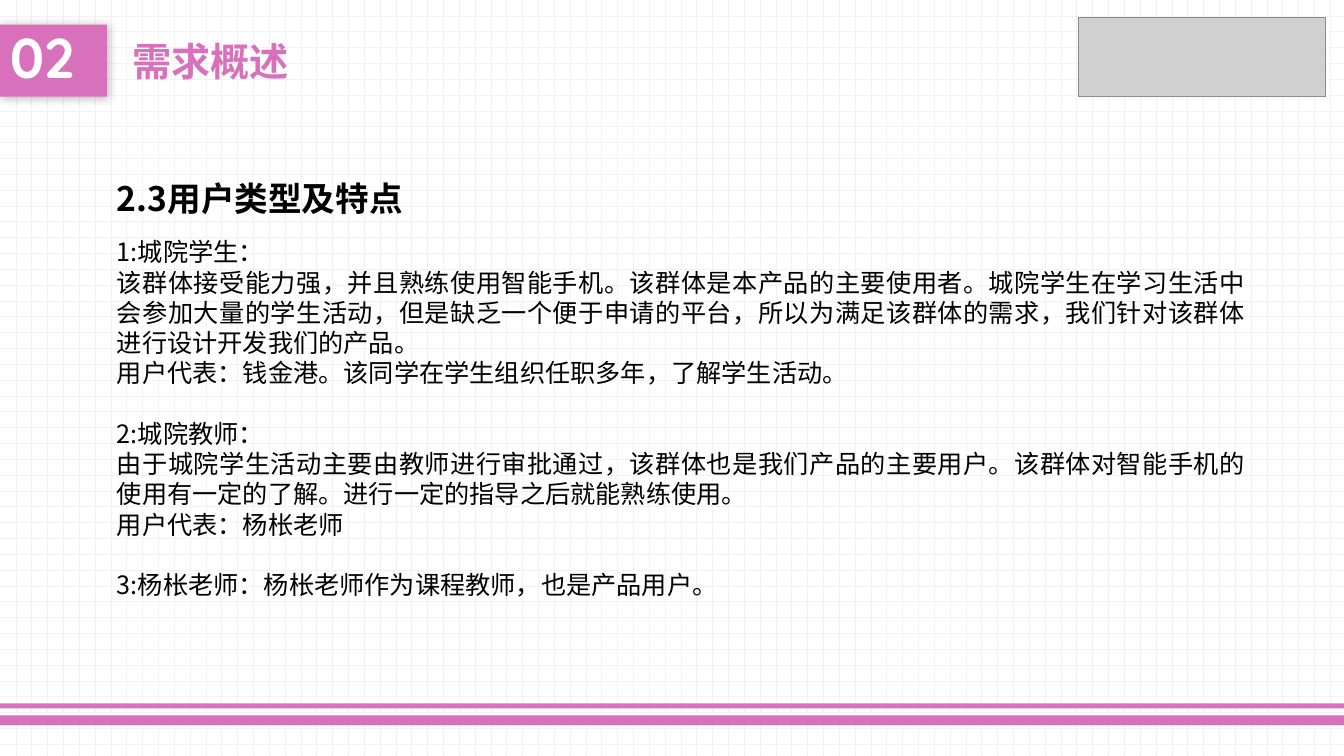
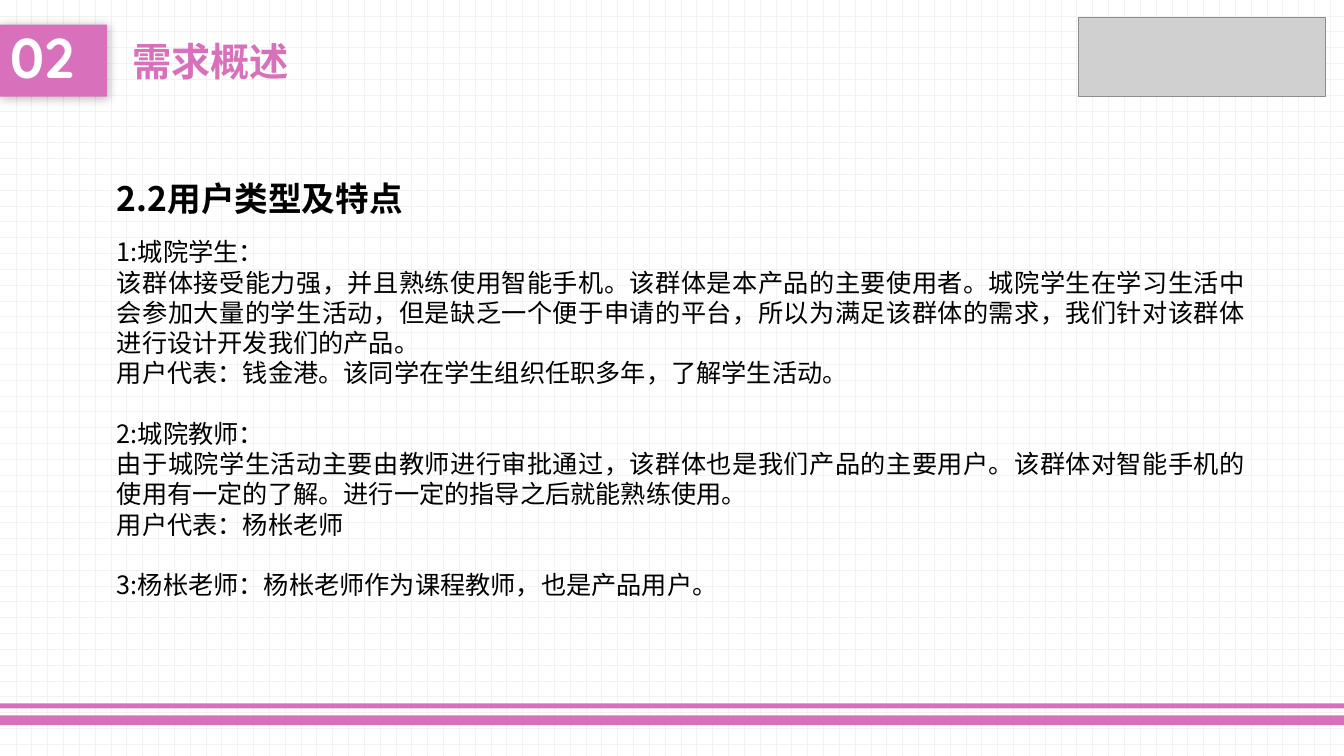
Before and after one commit to liuk5546/campaigo, a slide deck: slide 9 of doc/软件规格说明ppt.pptx (slide 10 before the commit). Drawn at 1344x756 pixels with LibreOffice and Linux fonts; fonts in the diff are those of the drawing; grey boxes stand for pictures. Boxes give left, top, right and bottom in pixels: in the first picture for what was removed or moved away, otherwise in the second. Text is boxed around its words. In the diff, an @@ line names an element or a change of style, - is before the commit and + after.

```diff
--- a/doc/软件规格说明ppt.pptx
+++ b/doc/软件规格说明ppt.pptx
@@ text at [117,182,403,214]: text changed @@
-2.3用户类型及特点
+2.2用户类型及特点
```
Also in this commit, not shown: 6 other slides changed, 7 slides added, 7 other files.
